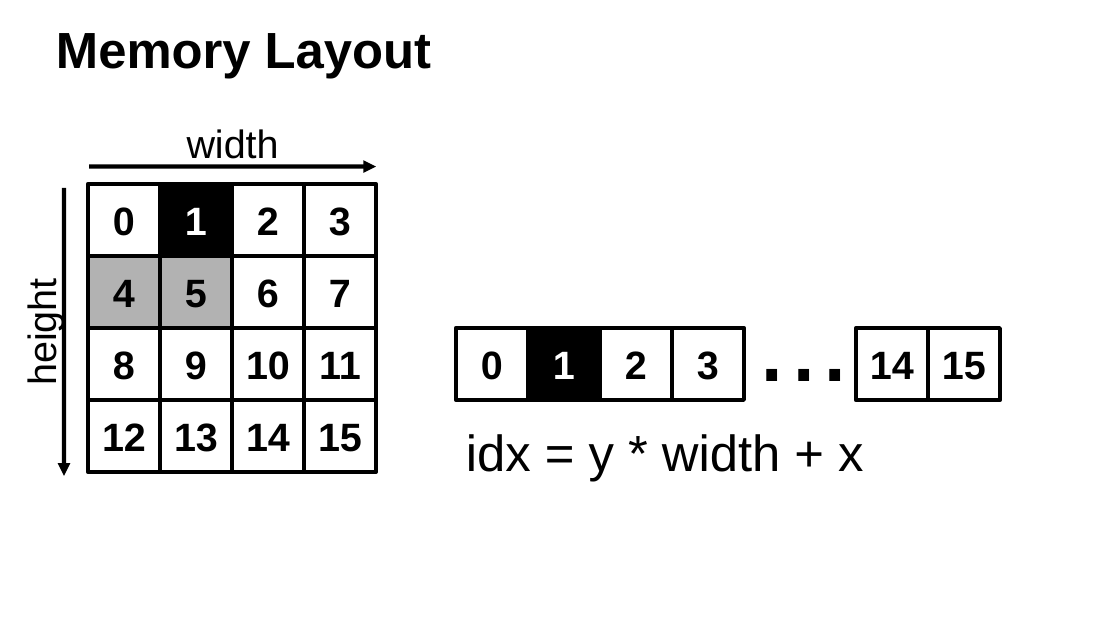
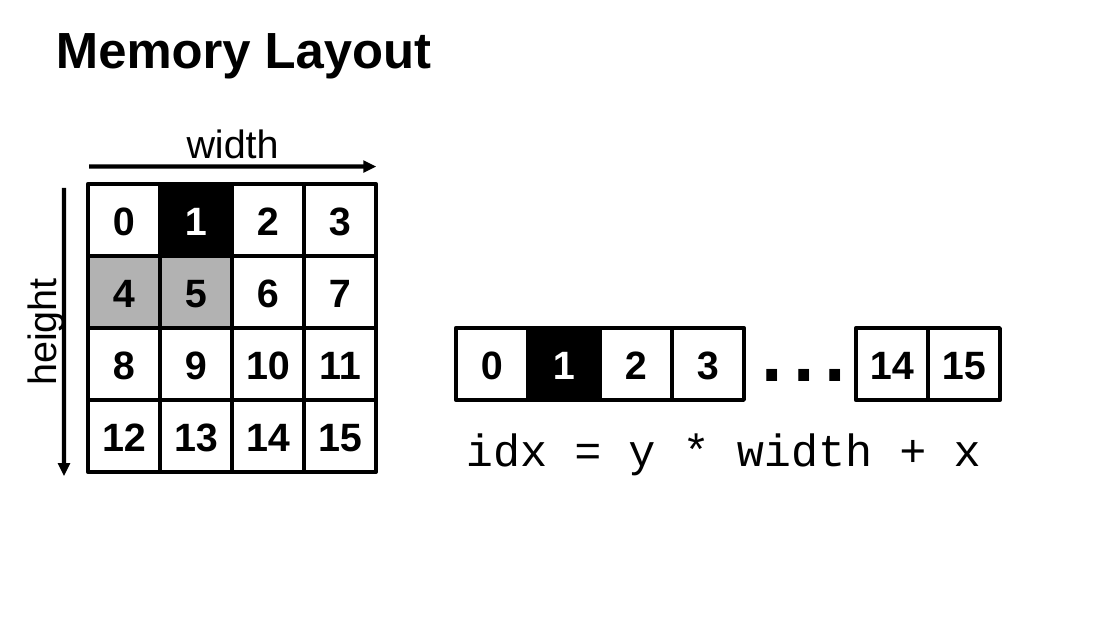
Before and after one commit to ax3l/datenspuren_2016, a slide deck: slide 16 of Slides.odp. Drawn at 1120x630 pixels with LibreOffice and Linux fonts; fonts in the diff are those of the drawing; background and template pictures are left out. Boxes give left, top, right and bottom in pixels: in the first picture for what was removed or moved away, otherwise in the second. Text is boxed around its words. In the diff, an @@ line names an element or a change of style, - is before the commit and + after.

```diff
--- a/Slides.odp
+++ b/Slides.odp
@@ text "idx = y * width ..." at box(466, 434, 981, 476): size 36 to 32 pt, font Arial to Courier New @@
```
Also in this commit, not shown: 5 other slides changed, 8 slides added.
